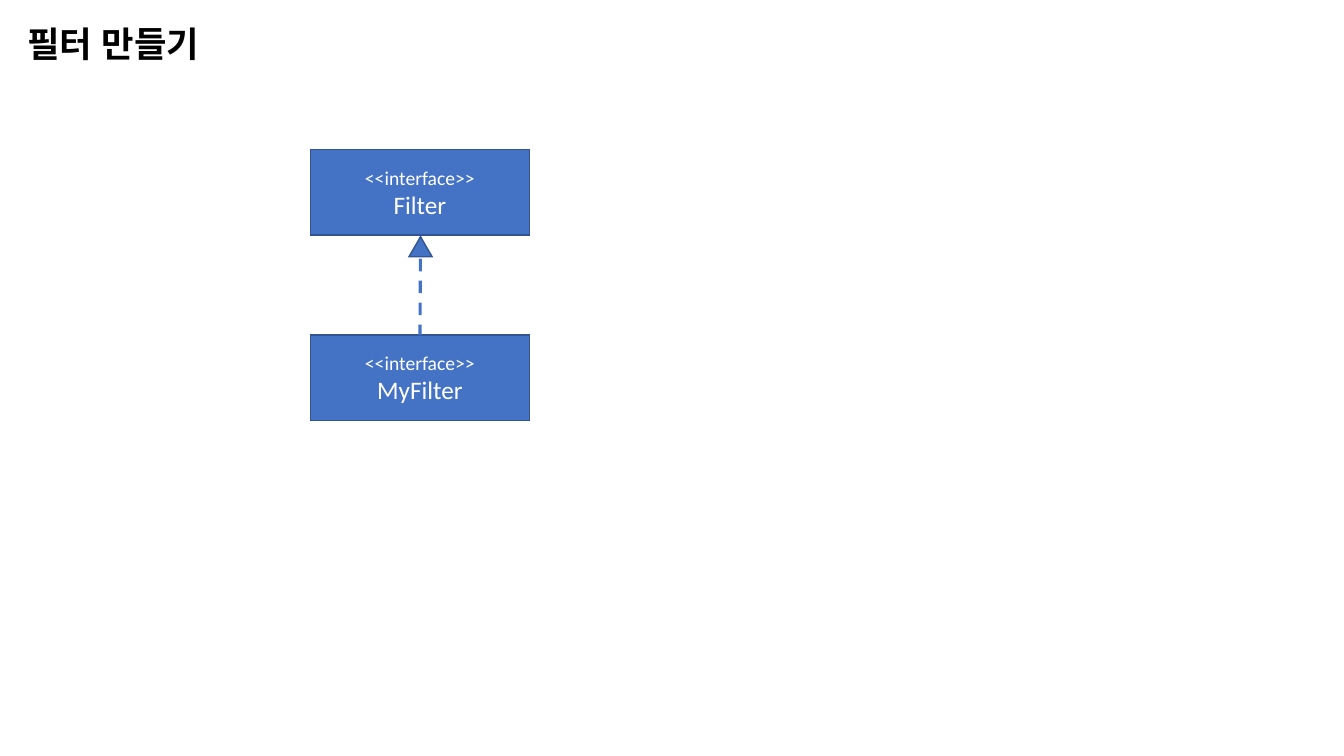
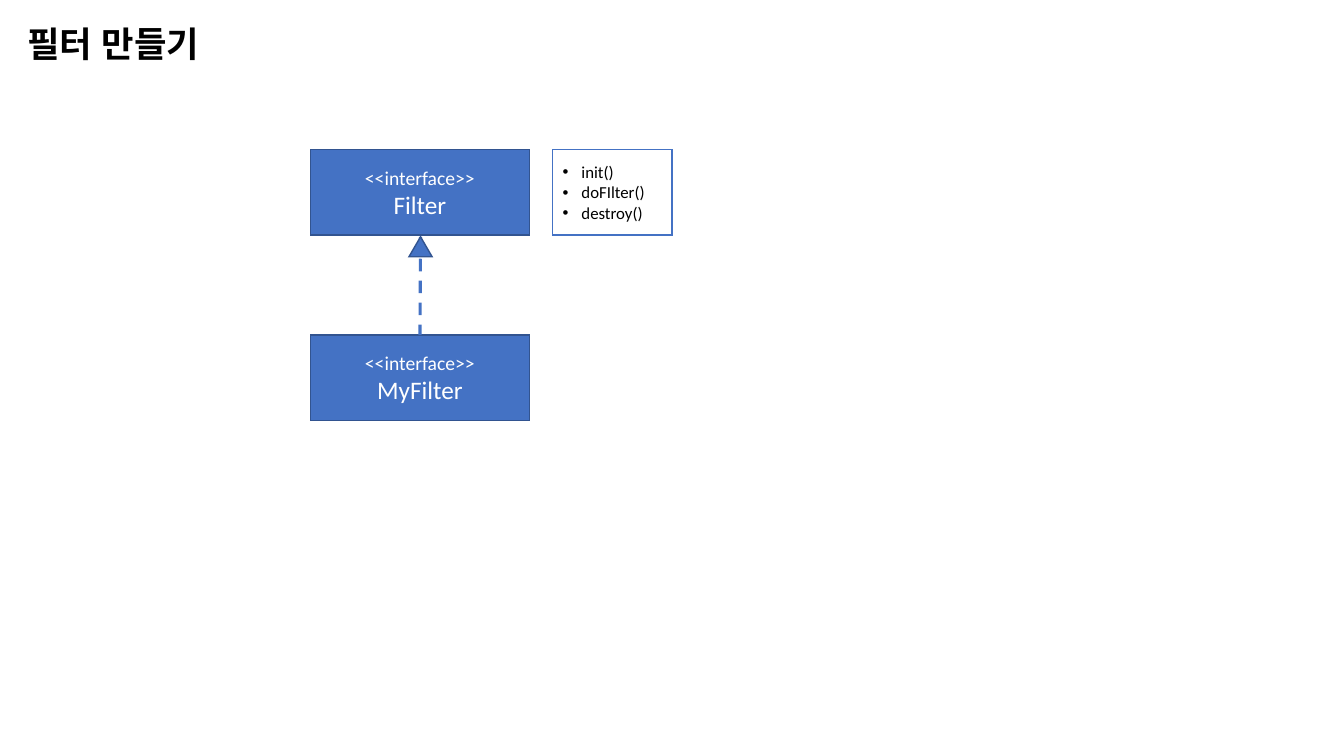
Before and after one commit to Dingadung/2022-study-workspace, a slide deck: slide 6 of study-note/자바/2022-09-29 내용정리.pptx. Drawn at 1344x756 pixels with LibreOffice and Linux fonts; fonts in the diff are those of the drawing. Boxes give left, top, right and bottom in pixels: in the first picture for what was removed or moved away, otherwise in the second. Text is boxed around its words. In the diff, an @@ line names an element or a change of style, - is before the commit and + after.

```diff
--- a/study-note/자바/2022-09-29 내용정리.pptx
+++ b/study-note/자바/2022-09-29 내용정리.pptx
@@ rectangle added at [553, 149, 671, 235], fill #FFFFFF, outline #4472C4 1 pt, 12 pt, text #000000 @@
+• init()
+• doFIlter()
+• destroy()
```
Also in this commit, not shown: 3 slides added, 2 slides removed, 4 other files.
